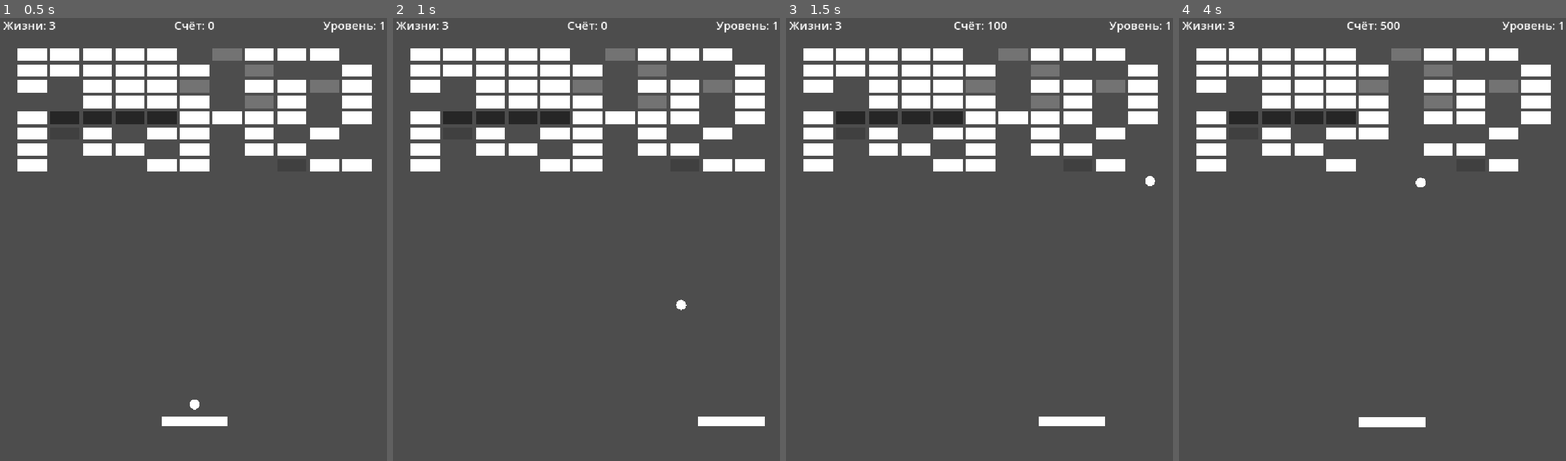
Above: before the commit, frames 1-4 (left to right).
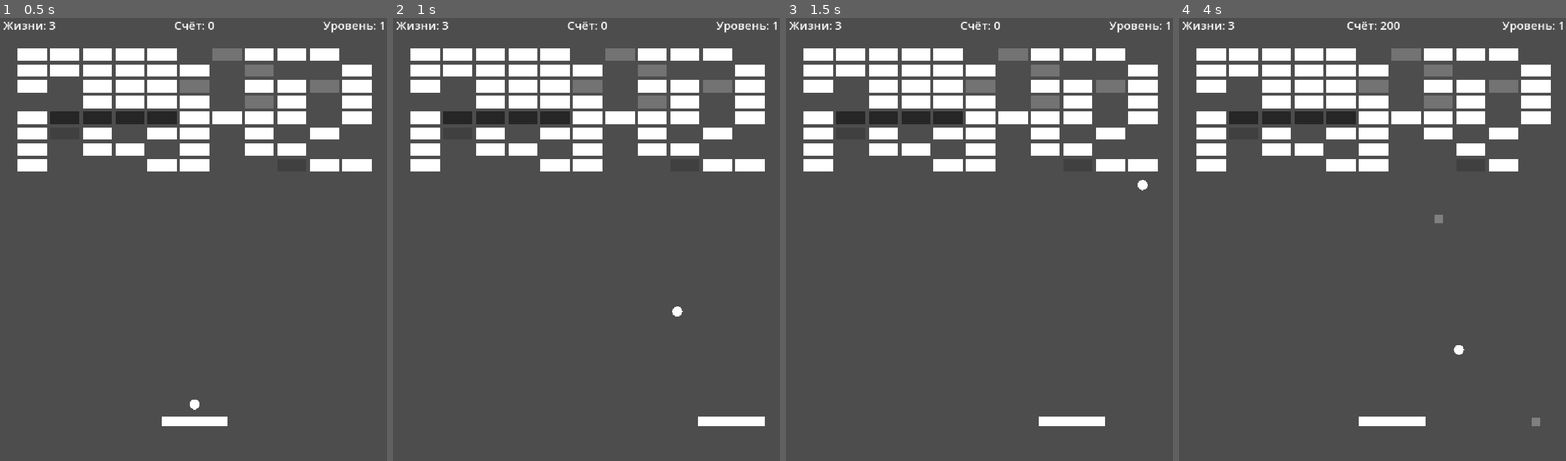
Above: after the commit, the same moments.

Repository: Ardarik421/arkanoid
Game: Godot game, scene res://scenes/main.tscn
The game is run twice, just before and just after one commit, with the same random seed, the same clock (stepped at 60 frames per second) and the same inputs. The project has no main scene, so this scene is started directly.
Inputs (mouse positions are in pixels of both pictures, inside the frame that each line leads up to):
- Up to frame 1 (0.5 s): no input
- Up to frame 2 (1 s): tap Enter at 0.5 s; move the mouse to (675, 217) at 0.52 s; hold D (move_right) from 0.53 s (still down); tap Space (launch_ball) at 0.6 s
- Up to frame 3 (1.5 s): move the mouse to (902, 261) at 1.27 s; release D (move_right) at 1.28 s; hold A (move_left) from 1.28 s (still down); tap Space (launch_ball) at 1.35 s
- Up to frame 4 (4 s): move the mouse to (1415, 137) at 2.02 s; release A (move_left) at 2.03 s; hold D (move_right) 2.03-3.53 s; tap Space (launch_ball) at 2.1, 2.85, 3.6 s; move the mouse to (1353, 328) at 2.77 s; move the mouse to (1492, 305) at 3.52 s; hold A (move_left) from 3.53 s (still down)

Frame 1 is identical in both runs. In frame 2, less than 0.1% of the frame differs, in the area x 72-76%, y 63-68%; in frame 3, 0.4%; in frame 4, 1.3%, in the area x 46-94%, y 0-93%.

Commit message:
Добавил еще несколько бонусов

Diff:
--- a/scenes/bonus.gd
+++ b/scenes/bonus.gd
@@ -1,13 +1,15 @@
 extends Area2D
+
+class_name Bonus
 
 signal collected(bonus_type: BonusType)
 
 enum BonusType {
 	EXPAND_PADDLE,
 	SHRINK_PADDLE,
+	EXTRA_LIFE,
 	SLOW_BALL,
-	FAST_BALL,
-	EXTRA_LIFE
+	FAST_BALL
 }
 
 @export var bonus_type: BonusType = BonusType.EXPAND_PADDLE
@@ -17,6 +19,8 @@
 
 
 func _ready():
+	bonus_type = BonusType.values().pick_random()
+
 	queue_redraw()
 	body_entered.connect(_on_body_entered)
 
@@ -26,7 +30,21 @@
 		Vector2(size, size)
 	)
 
-	draw_rect(rect, Color.WHITE)
+	match bonus_type:
+		BonusType.EXPAND_PADDLE:
+			draw_rect(rect, Color.WHITE)
+
+		BonusType.SHRINK_PADDLE:
+			draw_rect(rect, Color(0.5, 0.5, 0.5))
+
+		BonusType.EXTRA_LIFE:
+			draw_rect(rect, Color(0.8, 0.8, 0.8))
+
+		BonusType.SLOW_BALL:
+			draw_rect(rect, Color(0.65, 0.65, 0.65))
+
+		BonusType.FAST_BALL:
+			draw_rect(rect, Color(0.3, 0.3, 0.3))
 
 func _process(delta):
 	global_position.y += fall_speed * delta
--- a/scenes/main.gd
+++ b/scenes/main.gd
@@ -172,7 +172,7 @@
 
 func restart_game():
 	current_level = 1
-	lives = 3
+	reset_level_effects()
 	score = 0
 	balls_lost_this_level = 0
 
@@ -202,7 +202,7 @@
 	current_level += 1
 	update_level_label()
 
-	lives = 3
+	reset_level_effects()
 	balls_lost_this_level = 0
 
 	update_lives_label()
@@ -220,6 +220,11 @@
 	reset_ball()
 
 	game_won = false
+
+func reset_level_effects():
+	lives = 3
+	$Paddle.set_width(160.0)
+	$Ball.speed = 700.0
 
 # =========================
 # ПОБЕДА И ПОРАЖЕНИЕ
@@ -267,7 +272,7 @@
 
 	update_score_label()
 
-	if randf() < 0.25:
+	if randf() < 0.60:
 		var bonus = bonus_scene.instantiate()
 		add_child(bonus)
 		bonus.global_position = brick_position
@@ -277,10 +282,23 @@
 		game_won = true
 		show_victory()
 
-func _on_bonus_collected(bonus_type):
+func _on_bonus_collected(bonus_type: Bonus.BonusType):
 	match bonus_type:
-		0:
+		Bonus.BonusType.EXPAND_PADDLE:
 			$Paddle.set_width(240.0)
+
+		Bonus.BonusType.SHRINK_PADDLE:
+			$Paddle.set_width(100.0)
+
+		Bonus.BonusType.EXTRA_LIFE:
+			lives += 1
+			update_lives_label()
+
+		Bonus.BonusType.SLOW_BALL:
+			$Ball.speed = 500.0
+
+		Bonus.BonusType.FAST_BALL:
+			$Ball.speed = 1000.0
 
 # =========================
 # ИНТЕРФЕЙС
--- a/scenes/main.tscn
+++ b/scenes/main.tscn
@@ -44,7 +44,7 @@
 
 [node name="Ball" parent="." unique_id=139788040 instance=ExtResource("1_o5qli")]
 position = Vector2(480, 700)
-speed = 750.0
+speed = 700.0
 
 [node name="Paddle" parent="." unique_id=1838408433 instance=ExtResource("2_0wfyh")]
 position = Vector2(480, 980)
